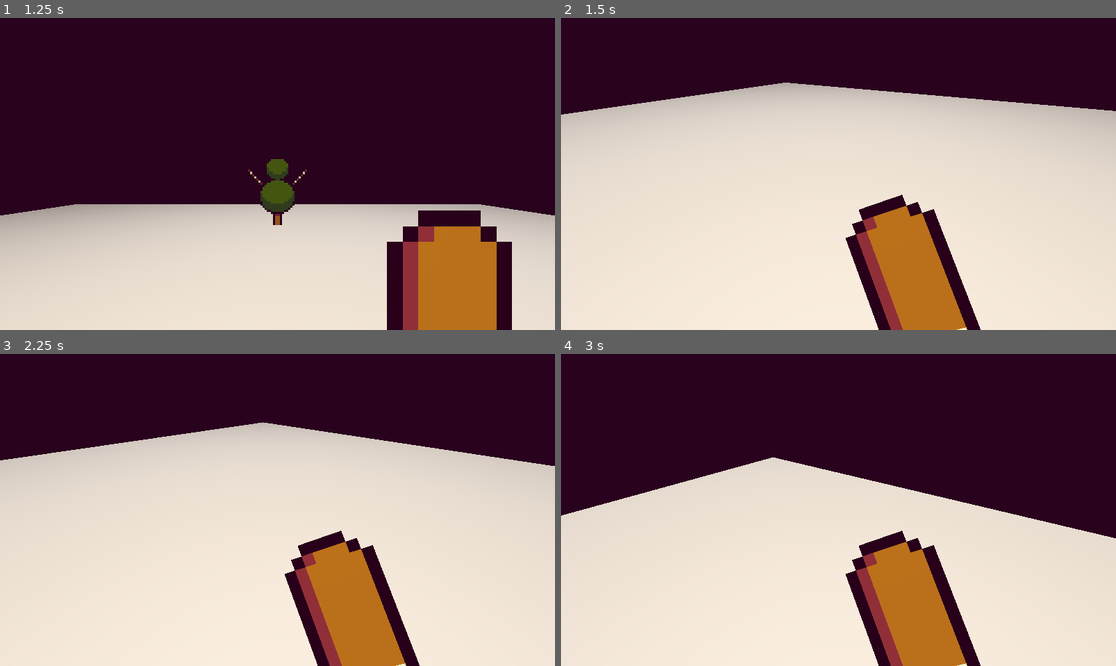
Above: before the commit, frames 1-4 (two rows, left to right).
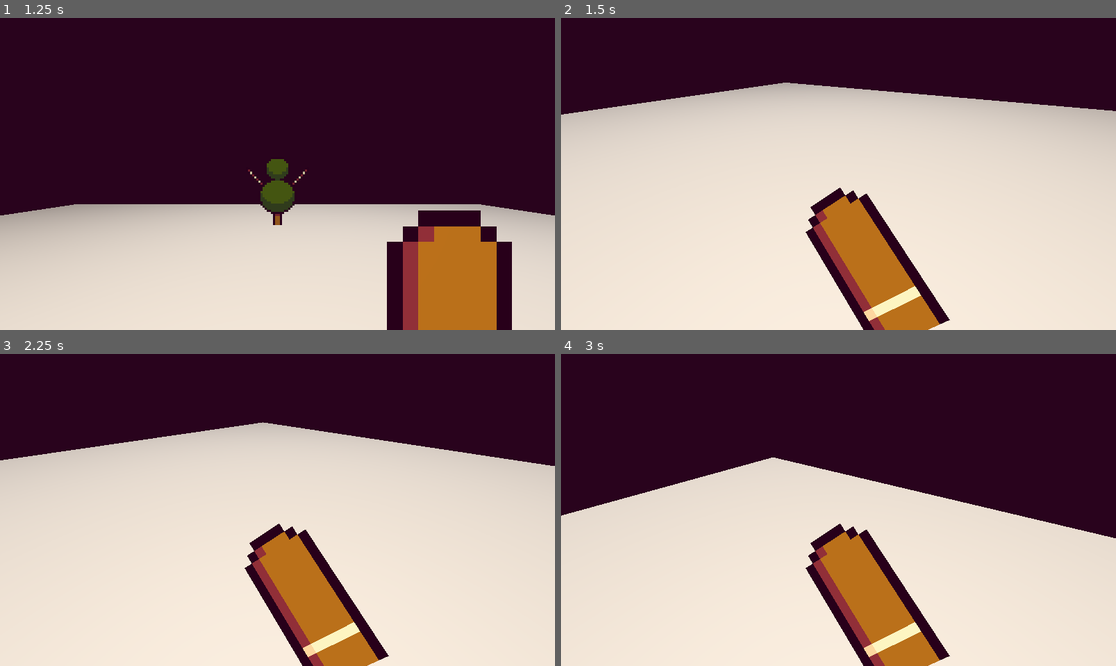
Above: after the commit, the same moments.

Repository: Ieida/Jame-Gam-Christmas
Game: Godot game, scene res://main_menu/main_menu.tscn
Two runs of this game, one before a commit and one after it. Both use one fixed random seed, a clock stepped at 60 frames per second and the inputs below. The engine's default icon, where the game draws it, is replaced by a stand-in: a white triangle on a blue panel in a dark square.
Inputs (mouse positions are in pixels of both pictures, inside the frame that each line leads up to):
- Up to frame 1 (1.25 s): click "Play Example" at 0.5 s
- Up to frame 2 (1.5 s): move the mouse to (866, 174) at 1.27 s; hold W (move_forward) from 1.28 s (still down); click (866, 174) at 1.35 s
- Up to frame 3 (2.25 s): keep holding W (move_forward); move the mouse to (249, 510) at 2.02 s; click (249, 510) at 2.1 s
- Up to frame 4 (3 s): keep holding W (move_forward); move the mouse to (849, 503) at 2.77 s; click (849, 503) at 2.85 s

Frame 1 is identical in both runs. In frame 2, 8.2% of the frame differs, in the area x 44-76%, y 54-100%; in frame 3, 8.2%; in frame 4, 8.2%.

Commit message:
particle update, changed weapon attack animation

Diff:
--- a/example_enemy/example_enemy.tscn
+++ b/example_enemy/example_enemy.tscn
@@ -177,7 +177,7 @@
 tracks/3/type = "value"
 tracks/3/imported = false
 tracks/3/enabled = true
-tracks/3/path = NodePath("GPUParticles3D:emitting")
+tracks/3/path = NodePath("HitParticles:emitting")
 tracks/3/interp = 1
 tracks/3/loop_wrap = true
 tracks/3/keys = {
@@ -189,7 +189,7 @@
 tracks/4/type = "method"
 tracks/4/imported = false
 tracks/4/enabled = true
-tracks/4/path = NodePath("GPUParticles3D")
+tracks/4/path = NodePath("HitParticles")
 tracks/4/interp = 1
 tracks/4/loop_wrap = true
 tracks/4/keys = {
@@ -223,7 +223,7 @@
 texture_filter = 0
 texture = ExtResource("3_jscxb")
 
-[node name="GPUParticles3D" type="GPUParticles3D" parent="."]
+[node name="HitParticles" type="GPUParticles3D" parent="."]
 transform = Transform3D(1, 0, 0, 0, 1, 0, 0, 0, 1, 0, 1, 0)
 emitting = false
 amount = 20
@@ -233,6 +233,9 @@
 process_material = SubResource("ParticleProcessMaterial_iwhhg")
 draw_pass_1 = SubResource("QuadMesh_u7ksn")
 
+[node name="SnowParticles" type="GPUParticles3D" parent="."]
+transform = Transform3D(1, 0, 0, 0, 1, 0, 0, 0, 1, 0, 2, 0)
+
 [node name="AnimationPlayer" type="AnimationPlayer" parent="."]
 libraries = {
 "": SubResource("AnimationLibrary_uulhu")
--- a/example_weapon/example_weapon.tscn
+++ b/example_weapon/example_weapon.tscn
@@ -97,7 +97,6 @@
 [sub_resource type="Animation" id="Animation_3uayf"]
 resource_name = "swing"
 length = 0.5
-step = 0.01
 tracks/0/type = "value"
 tracks/0/imported = false
 tracks/0/enabled = true
@@ -105,7 +104,7 @@
 tracks/0/interp = 1
 tracks/0/loop_wrap = true
 tracks/0/keys = {
-"times": PackedFloat32Array(0, 0.2, 0.5),
+"times": PackedFloat32Array(0, 0.1, 0.5),
 "transitions": PackedFloat32Array(1, 1, 1),
 "update": 0,
 "values": [Vector3(0.11, -0.11, -0.13), Vector3(0.02, -0.075, -0.175), Vector3(0.11, -0.11, -0.13)]
@@ -117,7 +116,7 @@
 tracks/1/interp = 1
 tracks/1/loop_wrap = true
 tracks/1/keys = {
-"times": PackedFloat32Array(0, 0.2, 0.5),
+"times": PackedFloat32Array(0, 0.1, 0.5),
 "transitions": PackedFloat32Array(1, 1, 1),
 "update": 0,
 "values": [Vector3(1, 1, 1), Vector3(0.825, 0.825, 0.825), Vector3(1, 1, 1)]
@@ -129,7 +128,7 @@
 tracks/2/interp = 1
 tracks/2/loop_wrap = true
 tracks/2/keys = {
-"times": PackedFloat32Array(0, 0.2, 0.5),
+"times": PackedFloat32Array(0, 0.1, 0.5),
 "transitions": PackedFloat32Array(1, 1, 1),
 "update": 0,
 "values": [Vector3(0, 0, 0), Vector3(0, -0.244346, 0.610865), Vector3(0, 0, 0)]
@@ -141,7 +140,7 @@
 tracks/3/interp = 1
 tracks/3/loop_wrap = true
 tracks/3/keys = {
-"times": PackedFloat32Array(0.2, 0.5),
+"times": PackedFloat32Array(0.1, 0.5),
 "transitions": PackedFloat32Array(1, 1),
 "values": [{
 "args": [],
Not shown: 1 places in example_enemy/example_enemy.tscn that only renumber resources
Binary file added: particle_effects/snowflake_texture.png
Not shown, added: particle_effects/snowflake_texture.png.import
Not shown, added: particle_effects/snowflake_texture.pxo
